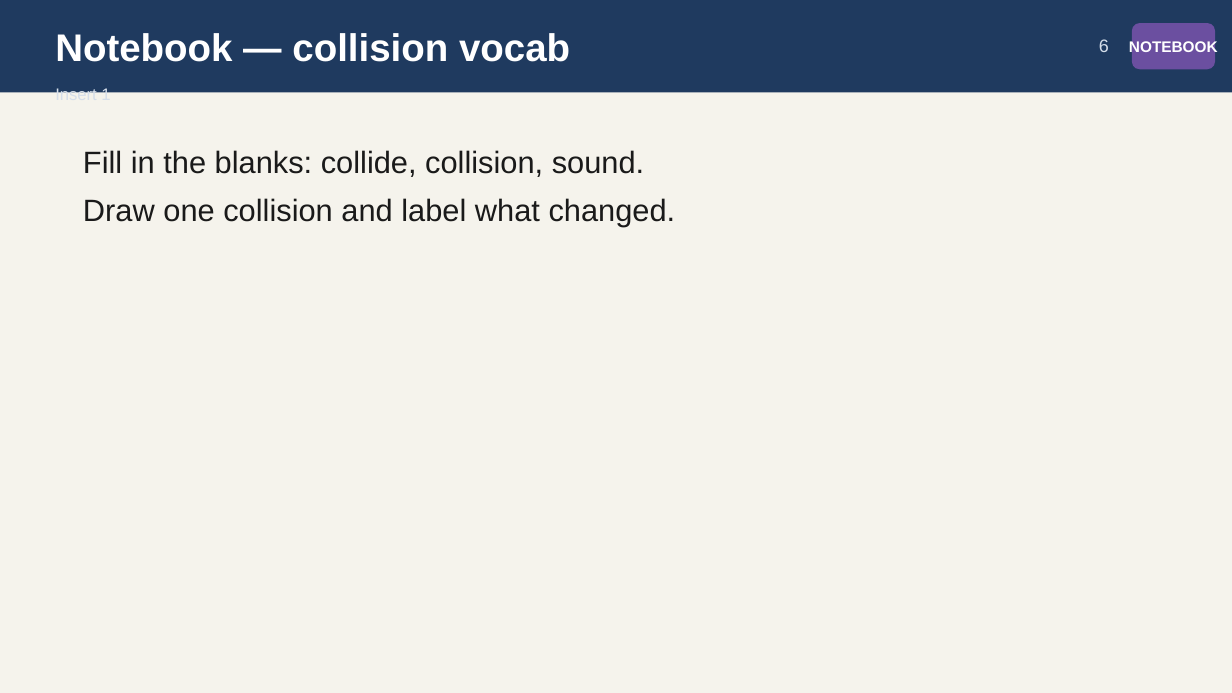
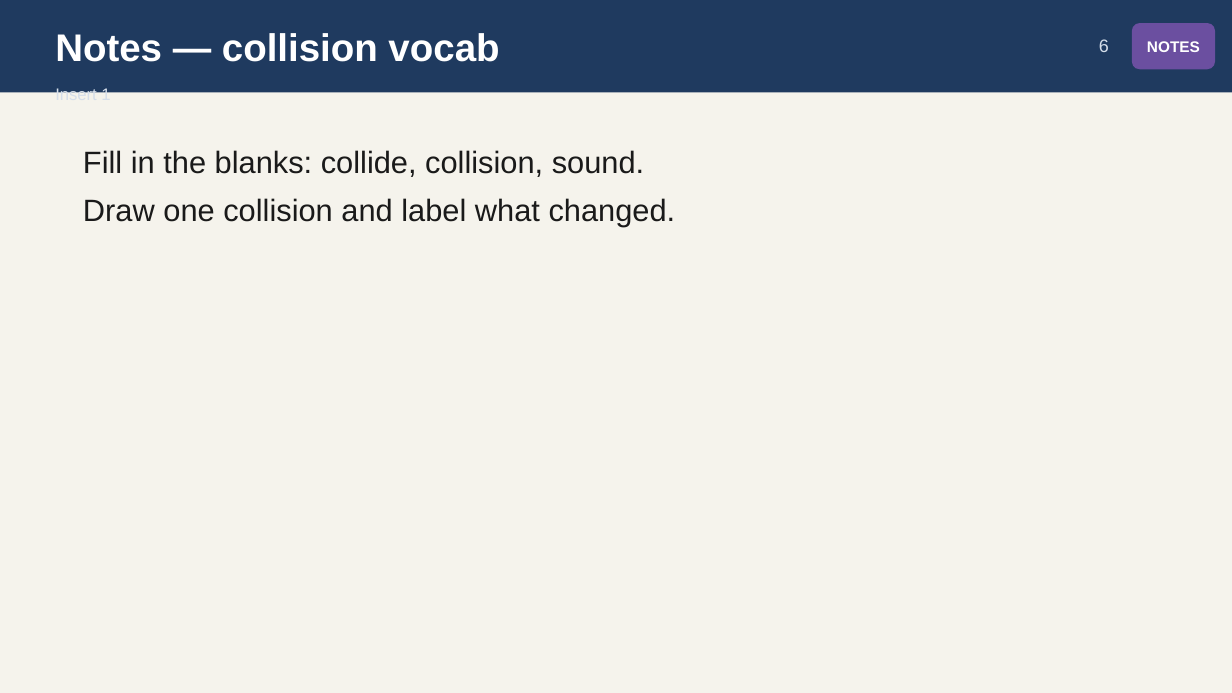
Before and after one commit to owenreagan-cyber/grade-4-energy-transfer-transformation, a slide deck: slide 6 of production/releases/chapter-05/05-ch5-collisions-slides.pptx. Drawn at 1232x693 pixels with LibreOffice and Linux fonts; fonts in the diff are those of the drawing. Boxes give left, top, right and bottom in pixels: in the first picture for what was removed or moved away, otherwise in the second. Text is boxed around its words. In the diff, an @@ line names an element or a change of style, - is before the commit and + after.

```diff
--- a/production/releases/chapter-05/05-ch5-collisions-slides.pptx
+++ b/production/releases/chapter-05/05-ch5-collisions-slides.pptx
@@ text at box(55, 33, 499, 62): text changed @@
-Notebook — collision vocab
+Notes — collision vocab
@@ text in rounded rectangle at box(1147, 41, 1200, 52): text changed @@
-NOTEBOOK
+NOTES
```
Also in this commit, not shown: 4 other slides changed, 10 other files.
